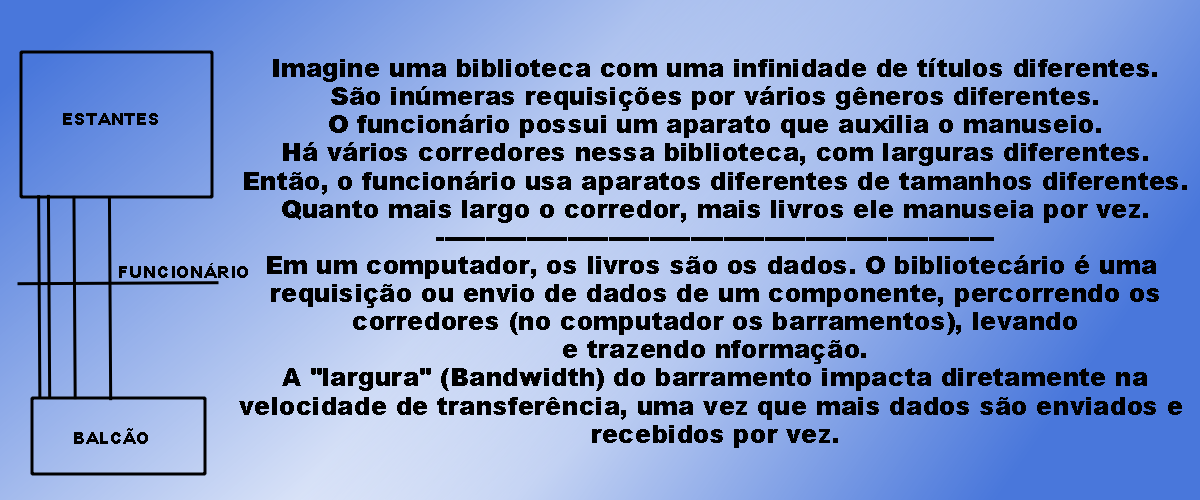
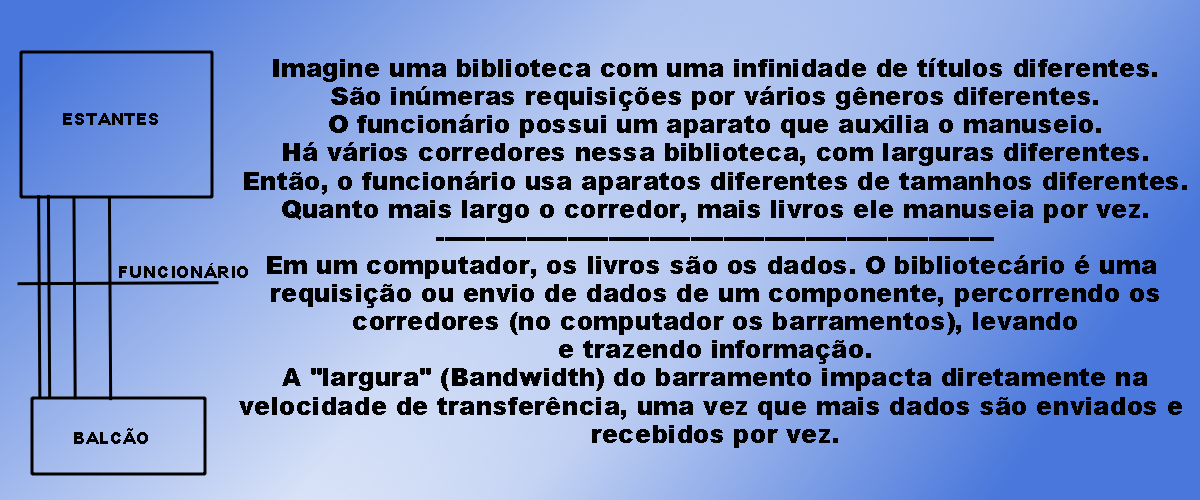
Layers edited between the first and the second 1200x500 image:
pixels changed over bbox(559, 340, 871, 364) (layer not identified)
